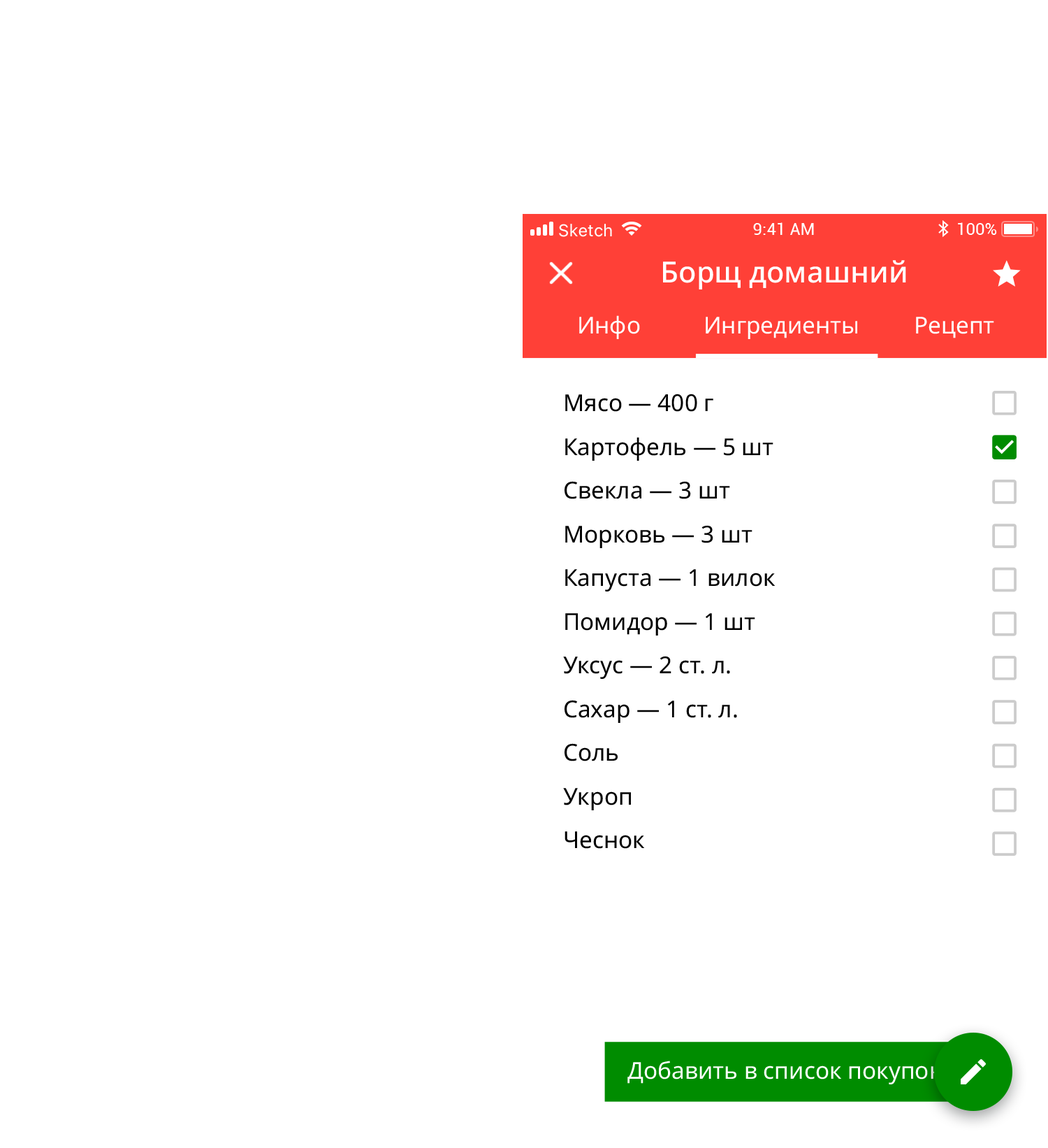
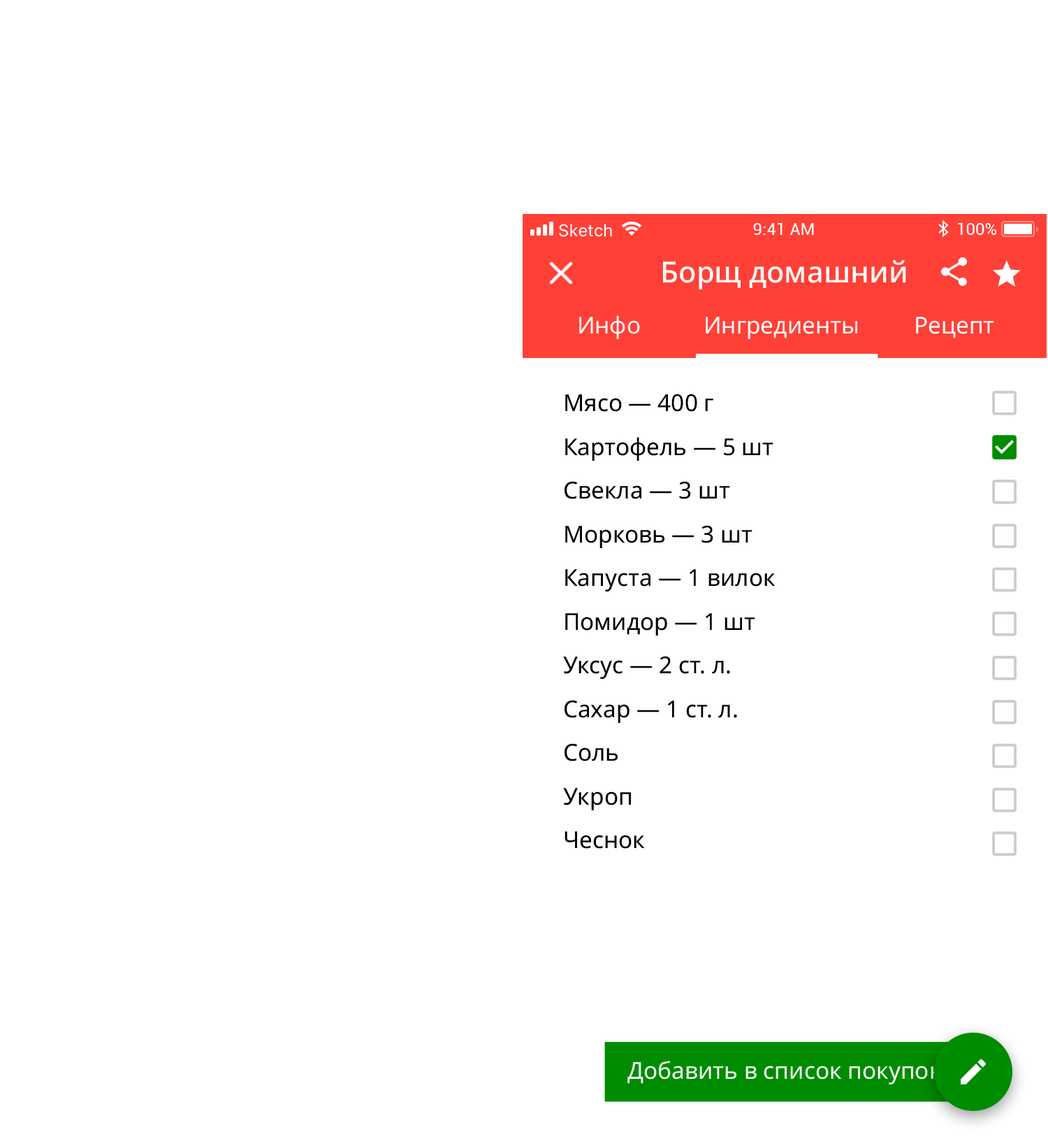
Comparing the layer stacks of the two w=1048, h=1148 images. Changes:
added layer "-e-share" in group "smachno_ingredients _list_open" over [left=941, top=257, right=968, bottom=286]
